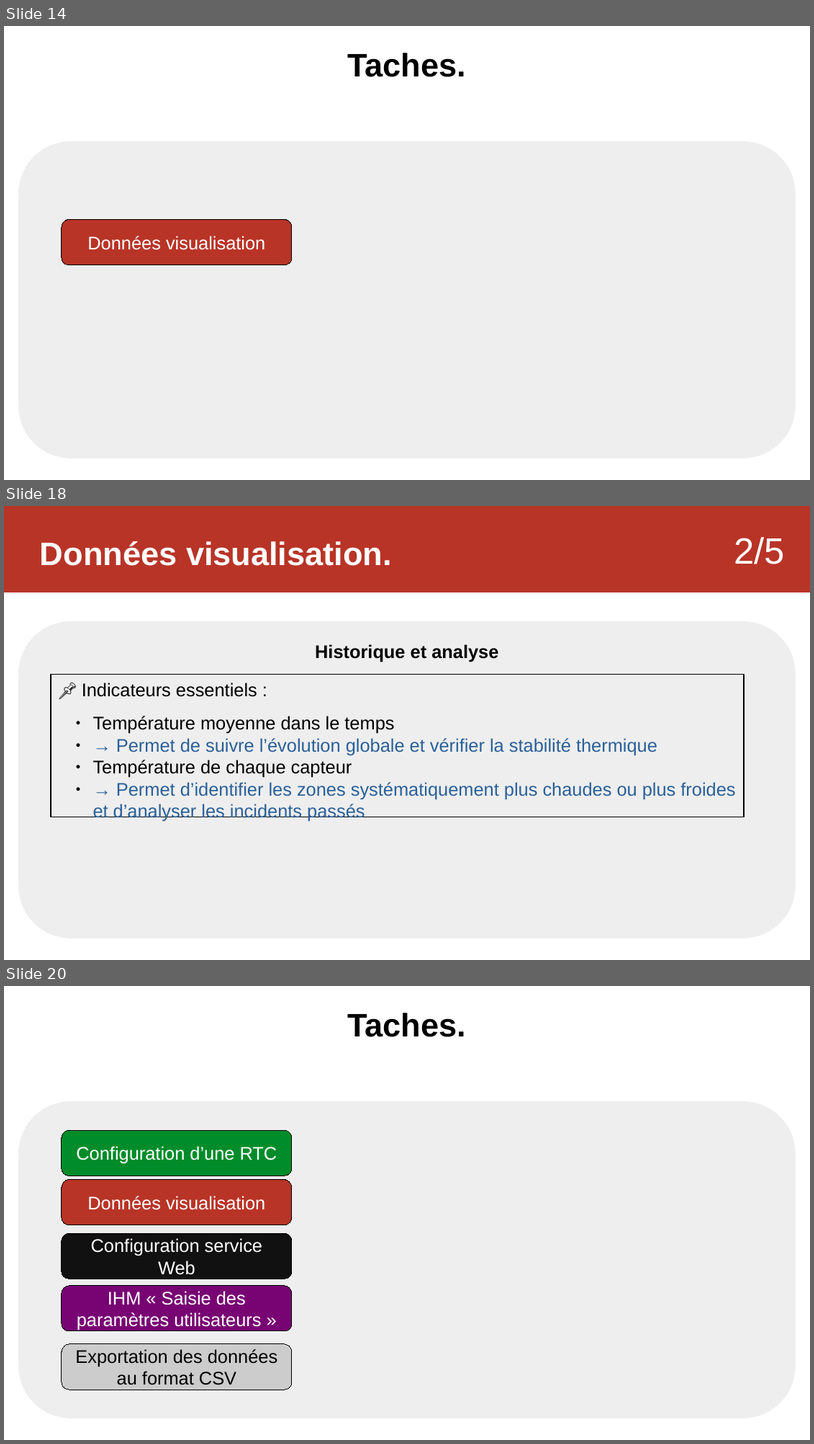
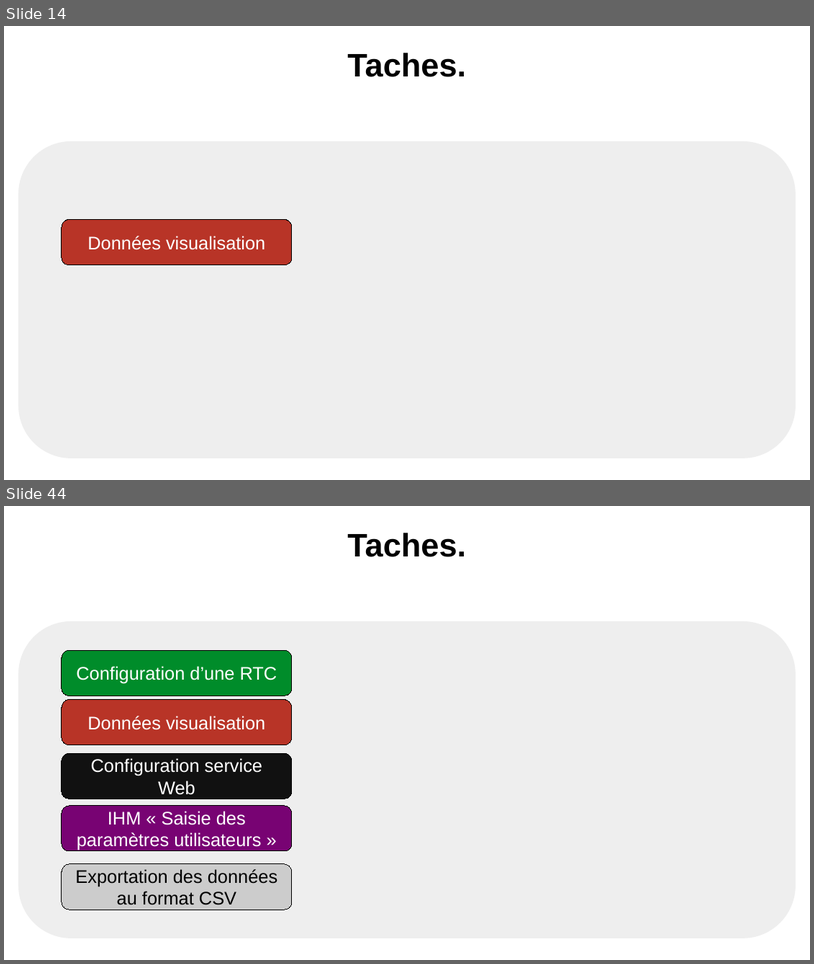
Before and after one commit to Sauvage89/sechoir-houblon, a slide deck: doc/diaporama/revu2/revu2_sauvage.odp. Shown one above the other, each under a label of ours: slides 14, 18 and 20 before the commit, slides 14 and 44 after it; the slides between them are not shown. The pictures are 814x1444 and 814x964 pixels, drawn with LibreOffice and Linux fonts; fonts in the diff are those of the drawing. Boxes give left, top, right and bottom in pixels: in the first picture for what was removed or moved away, otherwise in the second. Text is boxed around its words. In the diff, an @@ line names an element or a change of style, - is before the commit and + after.

Commit message:
doc(revu2sauvage): ajout dans le diapo de l'explicaiton de la bdd, du site web, et de l'ihm

```diff
--- a/doc/diaporama/revu2/revu2_sauvage.odp
+++ b/doc/diaporama/revu2/revu2_sauvage.odp
@@ slide 18 removed at (4, 506, 810, 960), background #FFFFFF @@
@@ rectangle removed at (4, 506, 810, 592) @@
@@ text removed at (40, 541, 392, 566) @@
-Données visualisation.
@@ text removed at (735, 537, 786, 564) @@
-2/5
@@ rounded rectangle removed at (18, 621, 797, 938) @@
-Historique et analyse
@@ rectangle removed at (51, 674, 745, 817) @@
-📌 Indicateurs essentiels :
-  ● Température moyenne dans le temps
-  ● → Permet de suivre l’évolution globale et vérifier la stabilité thermique
-  ● Température de chaque capteur
-  ● → Permet d’identifier les zones systématiquement plus chaudes ou plus froides et d’analyser les incidents passés
@@ what was slide 20 is now slide 44 @@
```
Also in this commit, not shown: 5 slides changed, 16 slides added, 5 other slides removed.
